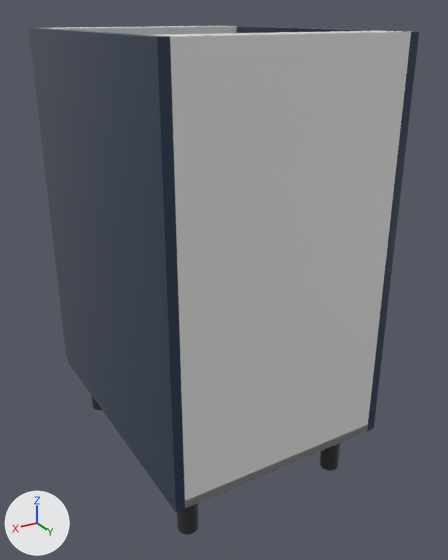
What one commit did to the glTF model storefront/public/cabinet-inventory/models/oppein-pb-bss-b18fh.glb.
Camera for both pictures: a camera (50 mm lens) standing at (0.811, 0.75, 0.903) and looking at (0.201, -0.266, 0.395). Arrows for +X, +Y and +Z are at lower left; the lights stay in place. The picture after the commit comes second. Where no turn or scale is listed for an object, it has been applied to the vertices.

The scene before the commit, as lines of its bpy script (objects in view):
```python
me_cube = bpy.data.meshes.new('Cube')
me_cube.from_pydata(...)  # 56 vertices, 108 faces; spans x -0.009..0.009, y -0.293..0.293, z -0.381..0.381
me_cube.materials.append(mat_supplier_finish___blue_single_shaker)  # dark blue #24364f
me_cube_001 = bpy.data.meshes.new('Cube.001')
me_cube_001.from_pydata(...)  # 56 vertices, 108 faces; spans x -0.009..0.009, y -0.293..0.293, z -0.381..0.381
me_cube_001.materials.append(mat_supplier_finish___blue_single_shaker)  # dark blue #24364f
me_cube_005 = bpy.data.meshes.new('Cube.005')
me_cube_005.from_pydata(...)  # 56 vertices, 108 faces; spans x -0.211..0.211, y -0.035..0.035, z -0.009..0.009
me_cube_005.materials.append(mat_cabinet_interior___visual_interpretation)  # white #e5e6e3
ob_cabinet_side = bpy.data.objects.new('Cabinet side', me_cube)
ob_cabinet_side.location = (0.009, -0.293, 0.495)
ob_cabinet_side_001 = bpy.data.objects.new('Cabinet side.001', me_cube_001)
ob_cabinet_side_001.location = (0.448, -0.293, 0.495)
ob_top_support_rail_001 = bpy.data.objects.new('Top support rail.001', me_cube_005)
ob_top_support_rail_001.location = (0.229, -0.551, 0.867)
# also in view: 'Cabinet bottom' at (0.229, -0.293, 0.123); 'Cabinet back' at (0.229, -0.006, 0.495)
```
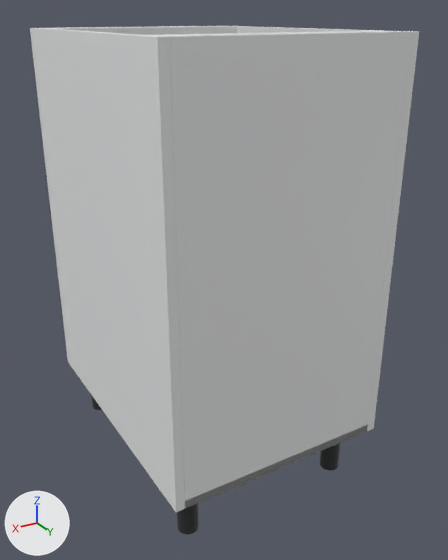
What the commit changed:
Material 'White cabinet carcass' (mat_white_cabinet_carcass) is new.
Its base color is (0.82, 0.83, 0.835) (white #eaebec).
Its roughness is 0.48.
me_cube has 56 vertices, 108 faces and spans x -0.009..0.009, y -0.293..0.293, z -0.381..0.381.
me_cube no longer uses material mat_supplier_finish___blue_single_shaker (dark blue #24364f).
me_cube gains material mat_white_cabinet_carcass (white #eaebec).
me_cube_001 has 56 vertices, 108 faces and spans x -0.009..0.009, y -0.293..0.293, z -0.381..0.381.
me_cube_001 no longer uses material mat_supplier_finish___blue_single_shaker (dark blue #24364f).
me_cube_001 gains material mat_white_cabinet_carcass (white #eaebec).

Boxes [x1, y1, x2, y2] around the edits, measured in the pictures (448 x 560 px):
'Cabinet side.001', recoloured (dark blue to white): [30, 28, 185, 512] in both
'Cabinet side', recoloured: [237, 26, 419, 431] in both
